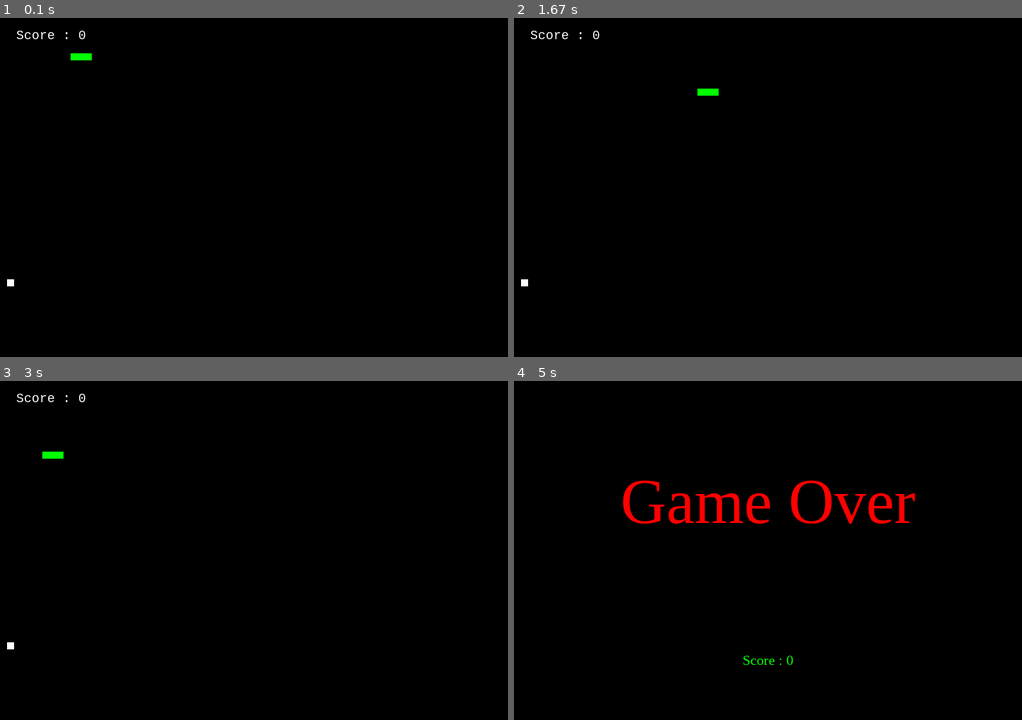
Above: before the commit, frames 1-4 (two rows, left to right).
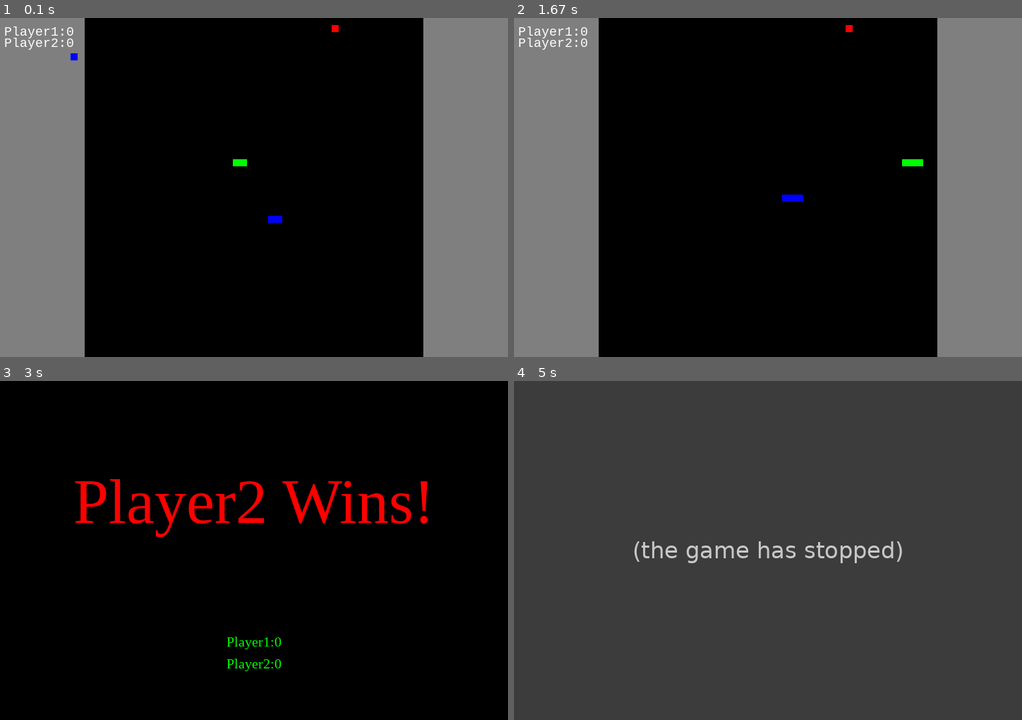
Above: after the commit, the same moments.

Repository: Worldeditory/snake_pygame
Game: pygame game, started from snake.py
Two runs of this game, one before a commit and one after it. Both use one fixed random seed, a clock stepped at 60 frames per second and the inputs below.
Inputs:
- Up to frame 1 (0.1 s): no input
- Up to frame 2 (1.67 s): hold W 0.33-0.8 s; hold Right 0.33-0.8 s; tap D at 0.83 s; tap S at 1.17 s; tap A at 1.5 s
- Up to frame 3 (3 s): no input
- Up to frame 4 (5 s): no input

The runs differ from the first frame. In frame 1, 33% of the frame differs, in the area x 0-100%, y 0-100%; in frame 2, 34%; in frame 3, 3.1%; in frame 4, 100%.
After the commit the program exited at 4.8 s; later frames show no game.

Commit message:
Update snake.py

Diff:
--- a/snake.py
+++ b/snake.py
@@ -1,8 +1,8 @@
-#imports
-import sys,subprocess
-subprocess.check_call([sys.executable, '-m', 'pip', 'install', 'pygame'])
-
-import pygame, random, time
+# imports
+import sys, subprocess
+subprocess.check_call([sys.executable, "-m", "pip", "install", "pygame"])
+
+import pygame, random, time, os, winsound
 
 ### 1-1. 게임 사전 설정
 # 게임에 대한 기본적인 설정에 대한 변수
@@ -11,83 +11,146 @@
 fps = 15
 fps_controller = pygame.time.Clock()
 
+fps_increase = 0
+
 # 창 크기
 frame = (720, 480)
+
 # 색깔 정의 (Red, Green, Blue)
 # Colors (R, G, B)
 black = pygame.Color(0, 0, 0)
 white = pygame.Color(255, 255, 255)
+
 red = pygame.Color(255, 0, 0)
+orange = pygame.Color(255, 127, 0)
+yellow = pygame.Color(255, 255, 0)
 green = pygame.Color(0, 255, 0)
 blue = pygame.Color(0, 0, 255)
-
+navy = pygame.Color(0, 0, 127)
+purple = pygame.Color(255, 0, 255)
+
+rainbow = [red, orange, yellow, green, blue, navy, purple]
 
 # Game 관련 변수
-snake_pos = [100, 50]
-snake_body = [[100, 50], [100-10, 50], [100-(2*10), 50]]
-
-food_pos = [random.randrange(1, (frame[0]//10)) * 10,
-            random.randrange(1, (frame[1]//10)) * 10]
+score1 = 0
+score2 = 0
+mode = 2
+
+snake_pos1 = [320, 200]
+snake_body1 = [[100, 50], [100 - 10, 50], [100 - (2 * 10), 50]]
+snake_color1 = green
+
+if mode==1:
+        snake_pos2 = [-1, -1]
+else: snake_pos2 = [400, 280]
+snake_body2 = [[100, 50], [100 - 10, 50], [100 - (2 * 10), 50]]
+snake_color2 = blue
+
+food_pos = [
+    random.randrange(1 + 12, (frame[0] // 10) - 14) * 10,
+    random.randrange(1, (frame[1] // 10)) * 10,
+]
 food_spawn = True
 
-direction = 'RIGHT'
-
-score = 0
+direction1 = "RIGHT1"
+direction2 = "LEFT2"
+
+obstacle_pos = []
+
+# 장애물 생성할 때 임시로 사용할 변수
+obstacle_x = 0
+obstacle_y = 0
 
 ### 1-2. Pygame 초기화
 # Pygame을 사용하기 위해 창 크기, 제목 등을 주어 초기화를 해줍니다.
-# 만약 초기화를 실패하였다면 오류를 알려주고 종료하
-# 함수로 만들어서 게임이 동작하기 전에 불리게 함
+
 
 def Init(size):
     # 초기화 후 error 확인
-    check_errors = pygame.init()     # pygame.init() example output -> (6, 0) / 두번째 항목이 error의 수를 알려줌
+    check_errors = (
+        pygame.init()
+    )  # pygame.init() example output -> (6, 0) / 두번째 항목이 error의 수를 알려줌
 
     if check_errors[1] > 0:
-        print(f'[!] Had {check_errors[1]} errors when initialising game, exiting...')
+        print(f"[!] Had {check_errors[1]} errors when initialising game, exiting...")
         sys.exit(-1)
     else:
-        print('[+] Game successfully initialised')
+        print("[+] Game successfully initialised")
 
     # pygame.display로 제목, window size를 설정하고 초기화
-    pygame.display.set_caption('Snake Example with PyGame')
+    pygame.display.set_caption("Snake Example with PyGame")
     game_window = pygame.display.set_mode(size)
     return game_window
 
 
 ### 1-3. 기본 logic 함수 모음
 # 게임을 플레이하기 위해 필요한 함수들의 모음
+
+# (r, g, b)받아서 뱀 색 변경하는 함수
+def snake_color_change(r, g, b, num):
+    global snake_color1, snake_color2
+    if num==1:
+        snake_color1 = pygame.Color(r, g, b)
+    elif num==2:
+        snake_color2=pygame.Color(r,g,b)
+
 
 # Score
 def show_score(window, size, choice, color, font, fontsize):
     # Score를 띄우기 위한 설정입니다.
     score_font = pygame.font.SysFont(font, fontsize)
-    score_surface = score_font.render('Score : ' + str(score), True, color)
-    score_rect = score_surface.get_rect()
-
-    # Game over 상황인지 게임중 상황인지에 따라 다른 위치를 선정합니다.
-    if choice == 1:
-        score_rect.midtop = (size[0]/10, 15)
-    else:
-        score_rect.midtop = (size[0]/2, size[1]/1.25)
-
-    # 설정한 글자를 window에 복사합니다.
-    window.blit(score_surface, score_rect)
+    if mode == 1 :
+        score_surface = score_font.render("Score:" + str(score1), True, color)
+        score_rect = score_surface.get_rect()
+
+        # Game over 상황인지 게임중 상황인지에 따라 다른 위치를 선정
+        if choice == 1:
+            score_rect.midtop = (size[0] / 13, 15)
+        else:
+            score_rect.midtop = (size[0] / 2, size[1] / 1.25)
+        # 설정한 글자를 window에 복사
+        window.blit(score_surface, score_rect)
+    elif mode == 2 :
+        score_surface1 = score_font.render(f"Player1:{score1}", True, color)
+        score_surface2 = score_font.render(f"Player2:{score2}", True, color)
+        score_rect1 = score_surface1.get_rect()
+        score_rect2 = score_surface2.get_rect()
+        if choice == 1:
+            score_rect1.midtop = (size[0] / 13, 10)
+            score_rect2.midtop = (size[0] / 13, 26)
+        else:
+            score_rect1.center = (size[0] / 2, size[1] / 1.3)
+            score_rect2.center = (size[0] / 2, size[1] / 1.2)
+        window.blit(score_surface1, score_rect1)
+        window.blit(score_surface2, score_rect2)
+
 
 # Game Over
 def game_over(window, size):
+    win=0
+    if out1==out2:
+        if out1==0: win=0
+        else: win=3
+    elif out1==0: win=1
+    else: win=2
+
     # 'Game Over'문구를 띄우기 위한 설정입니다.
-    my_font = pygame.font.SysFont('times new roman', 90)
-    game_over_surface = my_font.render('Game Over', True, red)
+    my_font = pygame.font.SysFont("times new roman", 90)
+    if win == 0:
+        game_over_surface = my_font.render("Game Over", True, red)
+    elif win == 3:
+        game_over_surface = my_font.render("Draw!", True, red)
+    else:
+        game_over_surface = my_font.render(f"Player{win} Wins!", True, red)
     game_over_rect = game_over_surface.get_rect()
-    game_over_rect.midtop = (size[0]/2, size[1]/4)
+    game_over_rect.midtop = (size[0] / 2, size[1] / 4)
 
     # window를 검은색으로 칠하고 설정했던 글자를 window에 복사합니다.
     window.fill(black)
     window.blit(game_over_surface, game_over_rect)
 
     # 'show_score' 함수를 부릅니다.
-    show_score(window, size, 0, green, 'times', 20)
+    show_score(window, size, 0, green, "times", 20)
 
     # 그려진 화면을 실제로 띄워줍니다.
     pygame.display.flip()
@@ -97,27 +160,46 @@
     pygame.quit()
     sys.exit()
 
+
 # Keyboard input
-def get_keyboard(key, cur_dir):
+def get_keyboard1(key, cur_dir):
     # WASD, 방향키를 입력 받으면 해당 방향으로 이동합니다.
     # 방향이 반대방향이면 무시합니다.
-    if direction != 'DOWN' and key == pygame.K_UP or key == ord('w'):
-        return 'UP'
-    if direction != 'UP' and key == pygame.K_DOWN or key == ord('s'):
-        return 'DOWN'
-    if direction != 'RIGHT' and key == pygame.K_LEFT or key == ord('a'):
-        return 'LEFT'
-    if direction != 'LEFT' and key == pygame.K_RIGHT or key == ord('d'):
-        return 'RIGHT'
+    if direction1 != "DOWN1" and key == pygame.K_UP:
+        return "UP1"
+    if direction1 != "UP1" and key == pygame.K_DOWN:
+        return "DOWN1"
+    if direction1 != "RIGHT1" and key == pygame.K_LEFT:
+        return "LEFT1"
+    if direction1 != "LEFT1" and key == pygame.K_RIGHT:
+        return "RIGHT1"
     # 모두 해당하지 않다면 원래 방향을 돌려줍니다.
     return cur_dir
 
-# #### 2. 메인 프로그램
+def get_keyboard2(key, cur_dir):
+    # WASD, 방향키를 입력 받으면 해당 방향으로 이동합니다.
+    # 방향이 반대방향이면 무시합니다.
+    if direction2 != "DOWN2" and key == ord("w"):
+        return "UP2"
+    if direction2 != "UP2" and key == ord("s"):
+        return "DOWN2"
+    if direction2 != "RIGHT2" and key == ord("a"):
+        return "LEFT2"
+    if direction2 != "LEFT2" and key == ord("d"):
+        return "RIGHT2"
+    # 모두 해당하지 않다면 원래 방향을 돌려줍니다.
+    return cur_dir
+
 # Game이 동작하기 위한 메인 코드
+
 
 # 초기화합니다.
 # Initialize
 main_window = Init(frame)
+
+# 반짝거리는 무지개 뱀
+# rainbow_idx = 0
+
 
 while True:
     # 게임에서 event를 받아옵니다.
@@ -127,64 +209,177 @@
             pygame.quit()
             sys.exit()
         elif event.type == pygame.KEYDOWN:
-            # Create quit event when 'esc' key pressed
+            # esc 키를 눌렀을떄 종료 신호를 보냅니다.
             if event.key == pygame.K_ESCAPE:
                 pygame.event.post(pygame.event.Event(pygame.QUIT))
             else:
                 # 입력 키로 방향을 얻어냅니다.
-                direction = get_keyboard(event.key, direction)
+                direction1 = get_keyboard1(event.key, direction1)
+                direction2 = get_keyboard2(event.key, direction2)
+
+    #승자가리는 변수 지정
+    out1=out2=0
 
     # 실제로 뱀의 위치를 옮깁니다.
-    if direction == 'UP':
-        snake_pos[1] -= 10
-    if direction == 'DOWN':
-        snake_pos[1] += 10
-    if direction == 'LEFT':
-        snake_pos[0] -= 10
-    if direction == 'RIGHT':
-        snake_pos[0] += 10
+    if direction1 == "UP1":
+        snake_pos1[1] -= 10
+    if direction1 == "DOWN1":
+        snake_pos1[1] += 10
+    if direction1 == "LEFT1":
+        snake_pos1[0] -= 10
+    if direction1 == "RIGHT1":
+        snake_pos1[0] += 10
+
+    if mode==2:
+        if direction2 == "UP2":
+            snake_pos2[1] -= 10
+        if direction2== "DOWN2":
+            snake_pos2[1] += 10
+        if direction2== "LEFT2":
+            snake_pos2[0] -= 10
+        if direction2== "RIGHT2":
+            snake_pos2[0] += 10
 
     # 우선 증가시키고 음식의 위치가 아니라면 마지막을 뺍니다.
-    snake_body.insert(0, list(snake_pos))
-    if snake_pos[0] == food_pos[0] and snake_pos[1] == food_pos[1]:
-        score += 1
+    snake_body1.insert(0, list(snake_pos1))
+    if snake_pos1[0] == food_pos[0] and snake_pos1[1] == food_pos[1]:
+        score1 += 1
+        # 스코어 3점 오를때마다 속도 증가함
+        if fps_increase == 3:
+            fps += 1
+            fps_increase /= 3
+        else:
+            fps_increase += 1
         food_spawn = False
+        snake_color_change(random.randrange(0, 256), random.randrange(0, 256), random.randrange(0, 256), num=1)
     else:
-        snake_body.pop()
+        snake_body1.pop()
+
+    snake_body2.insert(0, list(snake_pos2))
+    if snake_pos2[0] == food_pos[0] and snake_pos2[1] == food_pos[1]:
+        score2 += 1
+        # 스코어 3점 오를때마다 속도 증가함
+        if fps_increase == 3:
+            fps += 1
+            fps_increase /= 3
+        else:
+            fps_increase += 1
+        food_spawn = False
+        snake_color_change(random.randrange(0, 256), random.randrange(0, 256), random.randrange(0, 256), num=2)
+    else:
+        snake_body2.pop()
 
     # 음식이 없다면 음식을 랜덤한 위치에 생성합니다.
     if not food_spawn:
-        food_pos = [
-            random.randrange(1, (frame[0]//10)) * 10,
-            random.randrange(1, (frame[1]//10)) * 10
-        ]
-    food_spawn = True
+        # 임시로 음식 먹을때마다 색 바뀌게 만들었음
+        while food_spawn == False:
+            food_spawn = True
+            food_pos = [
+                random.randrange(1 + 12, (frame[0] // 10) - 14) * 10,
+                random.randrange(1, (frame[1] // 10)) * 10,
+            ]
+            # 만약 음식 생성 위치에 장애물이 있다면 다른곳에 음식을 생성함
+            for obstacle in obstacle_pos:
+                if food_pos == obstacle:
+                    food_spawn = False
+                    break
+
+        # 장애물을 생성함
+        while 1:
+            obstacle_x = random.randrange(1 + 12, (frame[0] // 10) - 14) * 10
+            obstacle_y = random.randrange(1, (frame[1] // 10)) * 10
+            if [obstacle_x, obstacle_y] != food_pos:
+                obstacle_pos.append([obstacle_x, obstacle_y])
+                break
 
     # 우선 게임을 검은 색으로 채우고 뱀의 각 위치마다 그림을 그립니다.
     main_window.fill(black)
-    for pos in snake_body:
-        pygame.draw.rect(main_window, green,
-                         pygame.Rect(pos[0], pos[1], 10, 10))
+
+    pygame.draw.rect(
+        main_window, pygame.Color(127, 127, 127), pygame.Rect(0, 0, 120, 480)
+    )
+    pygame.draw.rect(
+        main_window,
+        pygame.Color(127, 127, 127),
+        pygame.Rect(frame[0] - 120, 0, 120, 480),
+    )
+
+    # 무지개 뱀 만들기
+    # rainbow_idx = 0
+
+    for pos in snake_body1:
+        pygame.draw.rect(main_window, snake_color1, pygame.Rect(pos[0], pos[1], 10, 10))
+        # 무지개 뱀 관련 코드
+        # pygame.draw.rect(
+        #     main_window, rainbow[rainbow_idx], pygame.Rect(pos[0], pos[1], 10, 10)
+        # )
+        # rainbow_idx += 1
+        # rainbow_idx %= 7
+
+    if mode == 2:
+        for pos in snake_body2:
+            pygame.draw.rect(main_window, snake_color2, pygame.Rect(pos[0], pos[1], 10, 10))
+        # 무지개 뱀 관련 코드
+        # pygame.draw.rect(
+        #     main_window, rainbow[rainbow_idx], pygame.Rect(pos[0], pos[1], 10, 10)
+        # )
+        # rainbow_idx += 1
+        # rainbow_idx %= 7
 
     # 음식을 그립니다.
-    pygame.draw.rect(main_window, white,
-                     pygame.Rect(food_pos[0], food_pos[1], 10, 10))
+    pygame.draw.rect(main_window, red, pygame.Rect(food_pos[0], food_pos[1], 10, 10))
+
+    # 장애물을 그립니다
+    for obstacle in obstacle_pos:
+        pygame.draw.rect(
+            main_window, white, pygame.Rect(obstacle[0], obstacle[1], 10, 10)
+        )
 
     # Game Over 상태를 확인합니다.
-    # 바깥 벽 충돌
-    if snake_pos[0] < 0 or snake_pos[0] > frame[0] - 10:
-        game_over(main_window, frame)
-    if snake_pos[1] < 0 or snake_pos[1] > frame[1] - 10:
-        game_over(main_window, frame)
-    # 뱀의 몸 충돌
-    # Check if the snake is hit itself
-    for block in snake_body[1:]:
-        if snake_pos[0] == block[0] and snake_pos[1] == block[1]:
-            game_over(main_window, frame)
-
-    # 점수를 띄우고 보이게 업데이트
-    # Show score with defined function
-    show_score(main_window, frame, 1, white, 'consolas', 20)
+    if mode == 1:
+        #바깥 벽
+        if snake_pos1[0] < 0 + 120 or snake_pos1[0] > frame[0] - 10 - 120:
+             game_over(main_window, frame)
+        if snake_pos1[1] < 0 or snake_pos1[1] > frame[1] - 10:
+             game_over(main_window, frame)
+
+        #자기 몸
+        for block in snake_body1[1:]:
+            if snake_pos1[0] == block[0] and snake_pos1[1] == block[1]:
+                 game_over(main_window, frame)
+
+        #장애물
+        for obstacle in obstacle_pos:
+            if snake_pos1[0] == obstacle[0] and snake_pos1[1] == obstacle[1]:
+                 game_over(main_window, frame)
+
+
+    elif mode == 2:
+        #바깥 벽
+        if snake_pos1[0] < 0 + 120 or snake_pos1[0] > frame[0] - 10 - 120:
+            out1=1; game_over(main_window, frame)
+        if snake_pos1[1] < 0 or snake_pos1[1] > frame[1] - 10:
+            out1=1; game_over(main_window, frame)
+        if snake_pos2[0] < 0 + 120 or snake_pos2[0] > frame[0] - 10 - 120:
+            out2=1; game_over(main_window, frame)
+        if snake_pos2[1] < 0 or snake_pos1[1] > frame[1] - 10:
+            out2=1; game_over(main_window, frame)
+
+        #뱀끼리의 몸 충돌
+        for block in snake_body1[1:] and snake_body2[1:]:
+            if snake_pos1[0] == block[0] and snake_pos1[1] == block[1]: out1=1; game_over(main_window, frame)
+            if snake_pos2[0] == block[0] and snake_pos2[1] == block[1]: out2=1; game_over(main_window, frame)
+
+        #장애물과의 충돌
+        for obstacle in obstacle_pos:
+            if snake_pos1[0] == obstacle[0] and snake_pos1[1] == obstacle[1]:
+                out1=1; game_over(main_window, frame)
+            if snake_pos2[0] == obstacle[0] and snake_pos2[1] == obstacle[1]:
+                out2=1; game_over(main_window, frame)
+
+    # 점수를 띄워줍니다.
+    show_score(main_window, frame, 1, white, "consolas", 20)
+
     pygame.display.update()
 
     # 해당 FPS만큼 대기
